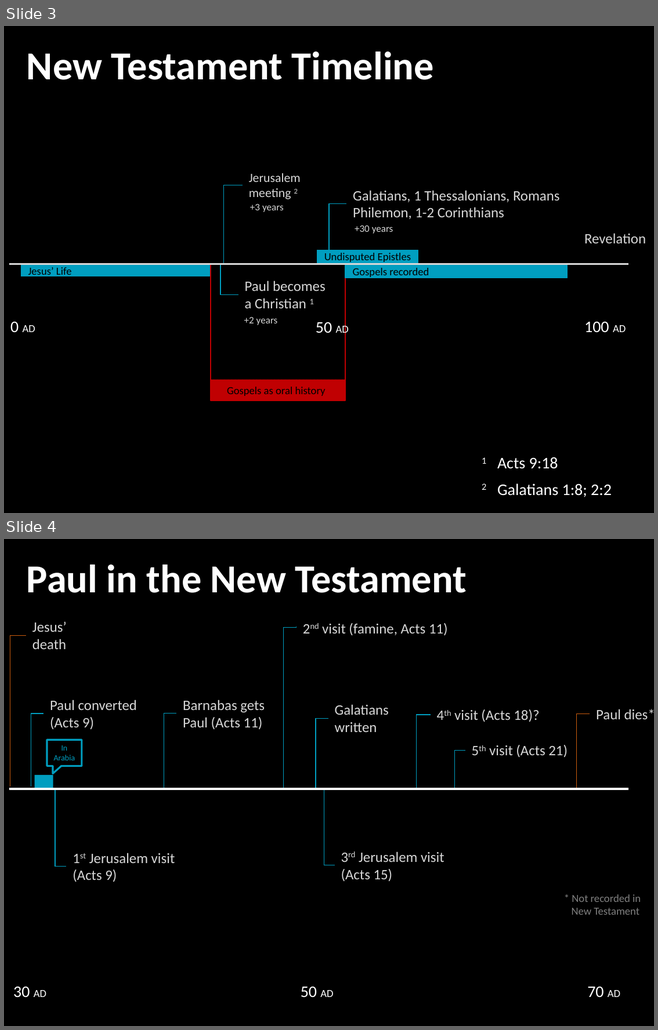
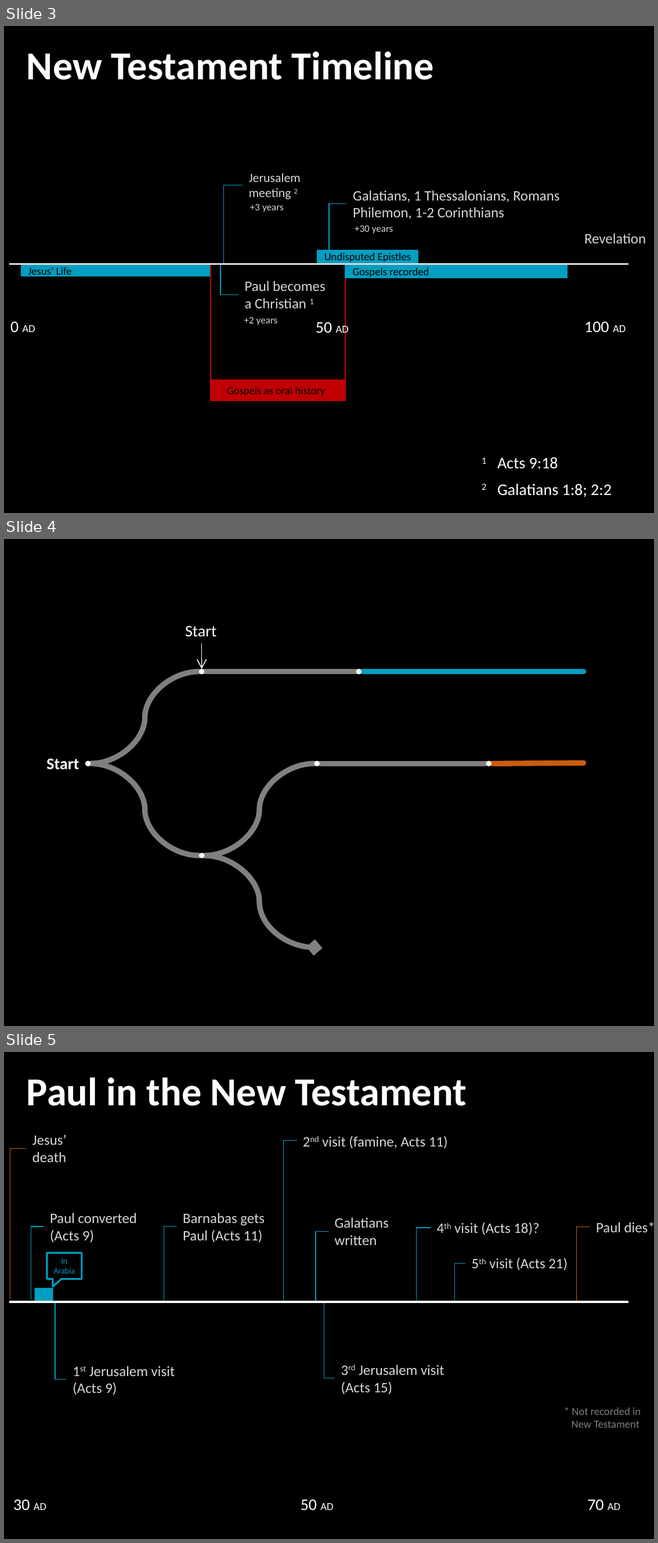
Before and after one commit to LukeMurphey/Ai1L, a slide deck: companion-website/public/files/Template.pptx. Shown one above the other, each under a label of ours: slides 3 and 4 before the commit, slides 3, 4 and 5 after it. The pictures are 658x1030 and 658x1543 pixels, drawn with LibreOffice and Linux fonts; fonts in the diff are those of the drawing. Boxes give left, top, right and bottom in pixels: in the first picture for what was removed or moved away, otherwise in the second. Text is boxed around its words. In the diff, an @@ line names an element or a change of style, - is before the commit and + after.

```diff
--- a/companion-website/public/files/Template.pptx
+++ b/companion-website/public/files/Template.pptx
@@ slide 4 added at (4,539,654,1026), background #000000 @@
@@ text added at (185,626,216,637), 18 pt, text #FFFFFF @@
+Start
@@ arrow added from (201, 643) to (201, 669), #FFFFFF 1 pt @@
@@ curved line added from (90, 764) to (199, 671), #808080 6 pt @@
@@ ellipse added at (199,669,204,674), fill #FFFFFF @@
@@ line added from (204, 671) to (356, 671), #009EC0 6 pt @@
@@ ellipse added at (356,669,361,674), fill #FFFFFF @@
@@ line added from (361, 671) to (583, 671), #009EC0 6 pt @@
@@ text added at (46,758,79,770), 18 pt, text #FFFFFF, bold @@
+Start
@@ ellipse added at (85,761,90,766), fill #FFFFFF @@
@@ curved line added from (90, 764) to (199, 856), #808080 6 pt @@
@@ curved line added from (204, 856) to (314, 764), #808080 6 pt @@
@@ ellipse added at (314,761,319,766), fill #FFFFFF @@
@@ line added from (320, 764) to (486, 764), #CA5C0E 6 pt @@
@@ ellipse added at (486,761,491,766), fill #FFFFFF @@
@@ line added from (491, 764) to (583, 763), #CA5C0E 6 pt @@
@@ ellipse added at (199,853,204,858), fill #FFFFFF @@
@@ curved arrow added from (204, 856) to (314, 947), #808080 6 pt @@
@@ what was slide 4 is now slide 5 @@
```
Also in this commit, not shown: 4 other files.
